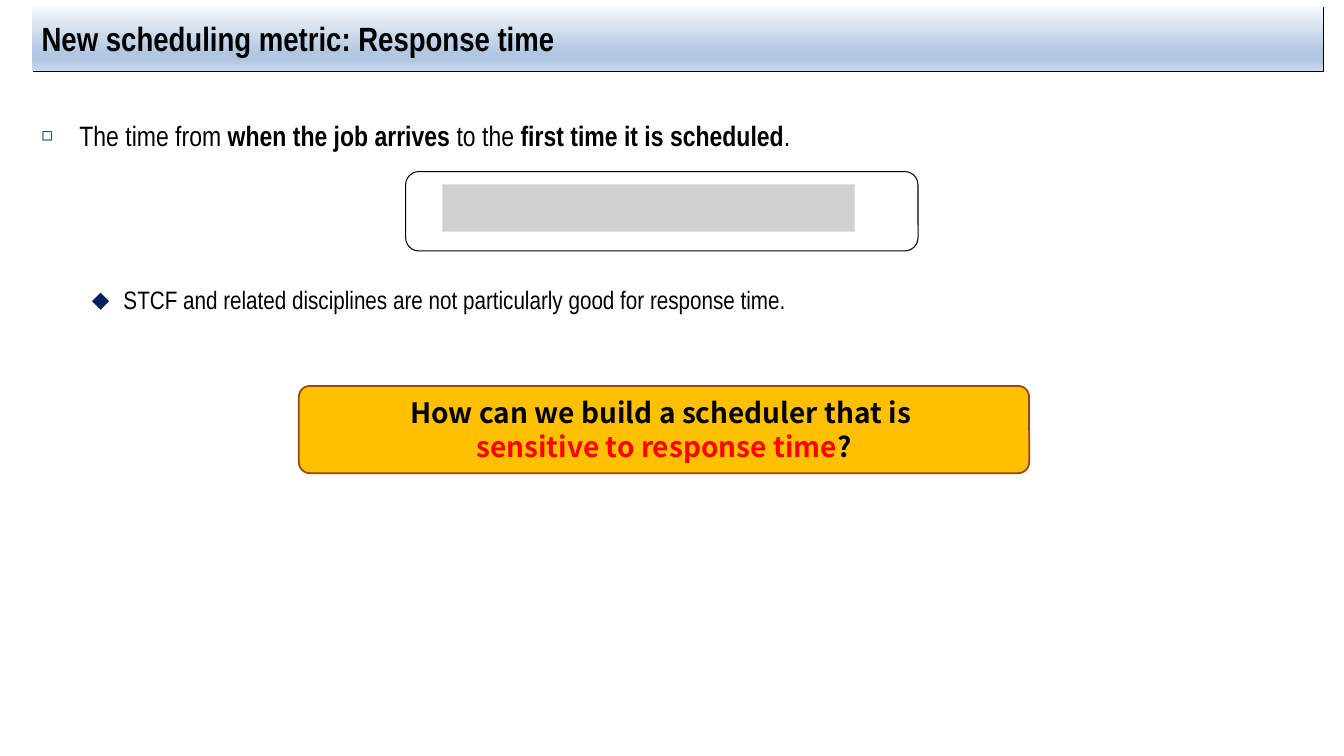
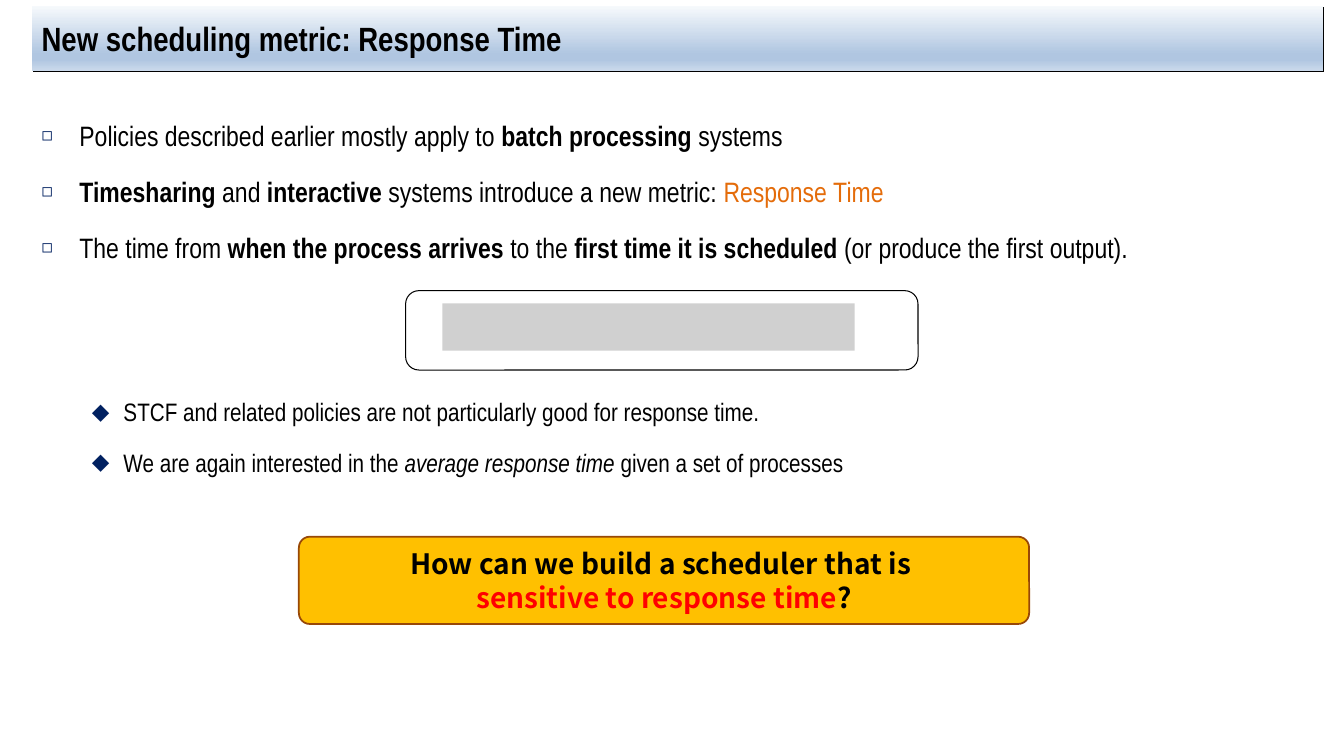
Before and after one commit to jachermocilla/extra-course-materials, a slide deck: slide 15 of cmsc125/ostep/slides/01.Virtualization/07.Scheduling_Introduction.pptx (slide 13 before the commit). Drawn at 1344x756 pixels with LibreOffice and Linux fonts; fonts in the diff are those of the drawing; grey boxes stand for pictures. Boxes give left, top, right and bottom in pixels: in the first picture for what was removed or moved away, otherwise in the second. Text is boxed around its words. In the diff, an @@ line names an element or a change of style, - is before the commit and + after.

```diff
--- a/cmsc125/ostep/slides/01.Virtualization/07.Scheduling_Introduction.pptx
+++ b/cmsc125/ostep/slides/01.Virtualization/07.Scheduling_Introduction.pptx
@@ title at (x1=42, y1=24, x2=562, y2=58): text changed @@
-New scheduling metric: Response time
+New scheduling metric: Response Time
@@ text at (x1=79, y1=125, x2=1128, y2=478): text changed; size 18 to 20 pt @@
-◻ The time from when the job arrives to the first time it is scheduled.
-  ⬥ STCF and related disciplines are not particularly good for response time.
+◻ Policies described earlier mostly apply to batch processing systems
+◻ Timesharing and interactive systems introduce a new metric: Response Time
+◻ The time from when the process arrives to the first time it is scheduled (or produce the first output).
+  ⬥ STCF and related policies are not particularly good for response time.
+  ⬥ We are again interested in the average response time given a set of processes
@@ picture removed at (x1=443, y1=185, x2=855, y2=232) @@
@@ rounded rectangle moved from (x1=405, y1=171, x2=918, y2=251) to (x1=405, y1=290, x2=918, y2=370) @@
@@ picture added at (x1=443, y1=303, x2=855, y2=351) @@
@@ rounded rectangle "How can we build a ..." moved from (x1=299, y1=386, x2=1029, y2=474) to (x1=299, y1=536, x2=1029, y2=624) @@
```
Also in this commit, not shown: 12 other slides changed, 3 slides added, 1 other file.
